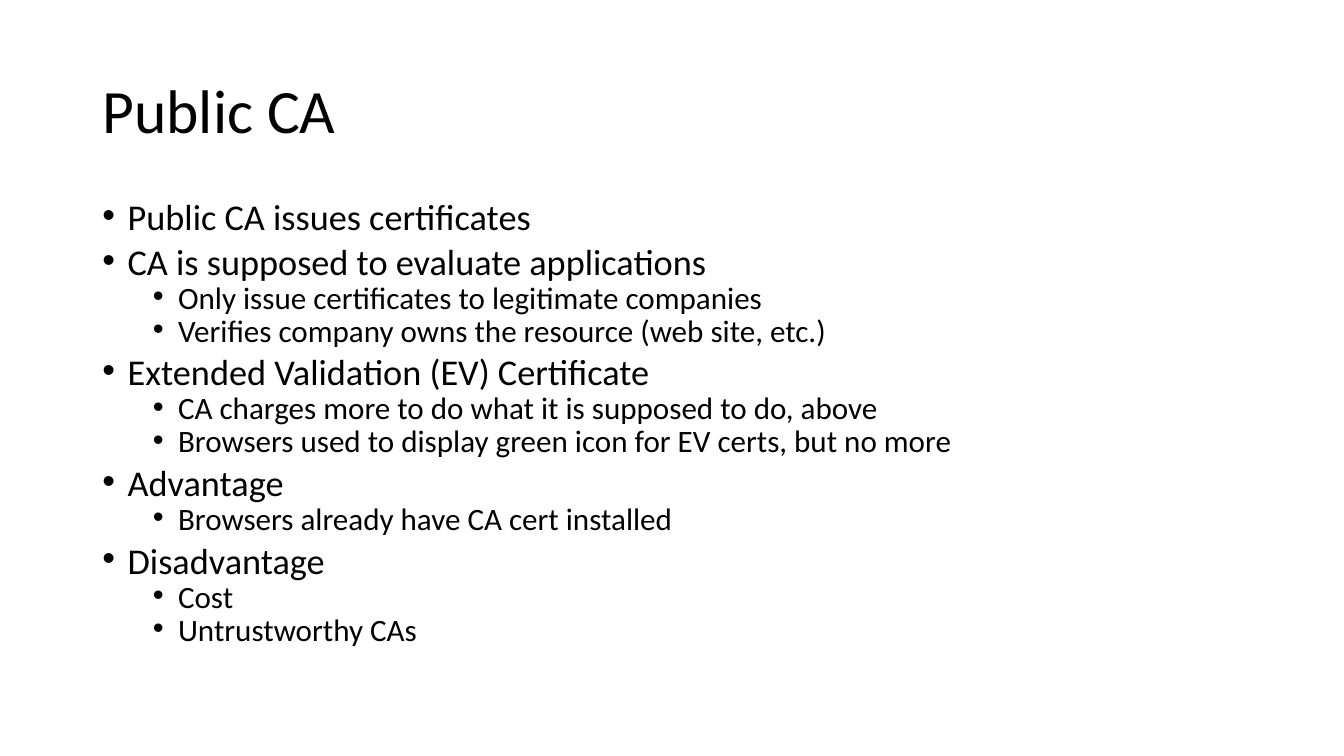
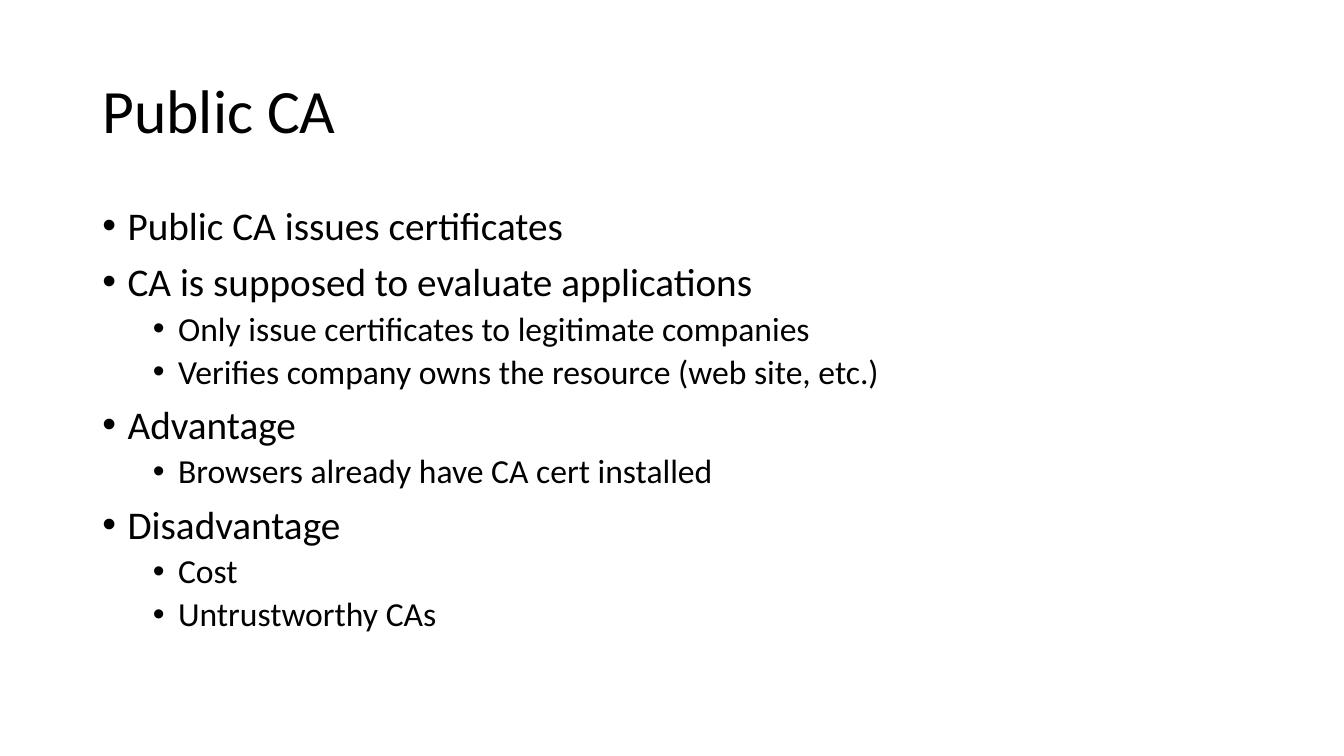
Before and after one commit to john-r2/CyberSec-Modules, a slide deck: slide 6 of 6.Crypto/Cryptology9-Digital-CertificatesPKI.pptx. Drawn at 1344x756 pixels with LibreOffice and Linux fonts; fonts in the diff are those of the drawing. Boxes give left, top, right and bottom in pixels: in the first picture for what was removed or moved away, otherwise in the second. Text is boxed around its words. In the diff, an @@ line names an element or a change of style, - is before the commit and + after.

```diff
--- a/6.Crypto/Cryptology9-Digital-CertificatesPKI.pptx
+++ b/6.Crypto/Cryptology9-Digital-CertificatesPKI.pptx
@@ text "Public CA issues certificates" at [128, 212, 878, 632]: size 25.9 to 28 pt in "Public CA issues certificates", "CA is supposed to evaluate applications", "Advantage", "Disadvantage"; size 22.2 to 24 pt in "Only issue certificates to legitimate companies", "Verifies company owns the resource (web site, ...", "Browsers already have CA cert installed", "Cost" and 1 more places; line spacing 0.7 to 0.9 @@
@@ text at [128, 358, 951, 458]: paragraphs removed @@
-• Extended Validation (EV) Certificate
-  • CA charges more to do what it is supposed to do, above
-  • Browsers used to display green icon for EV certs, but no more
```
Also in this commit, not shown: 15 other files.
